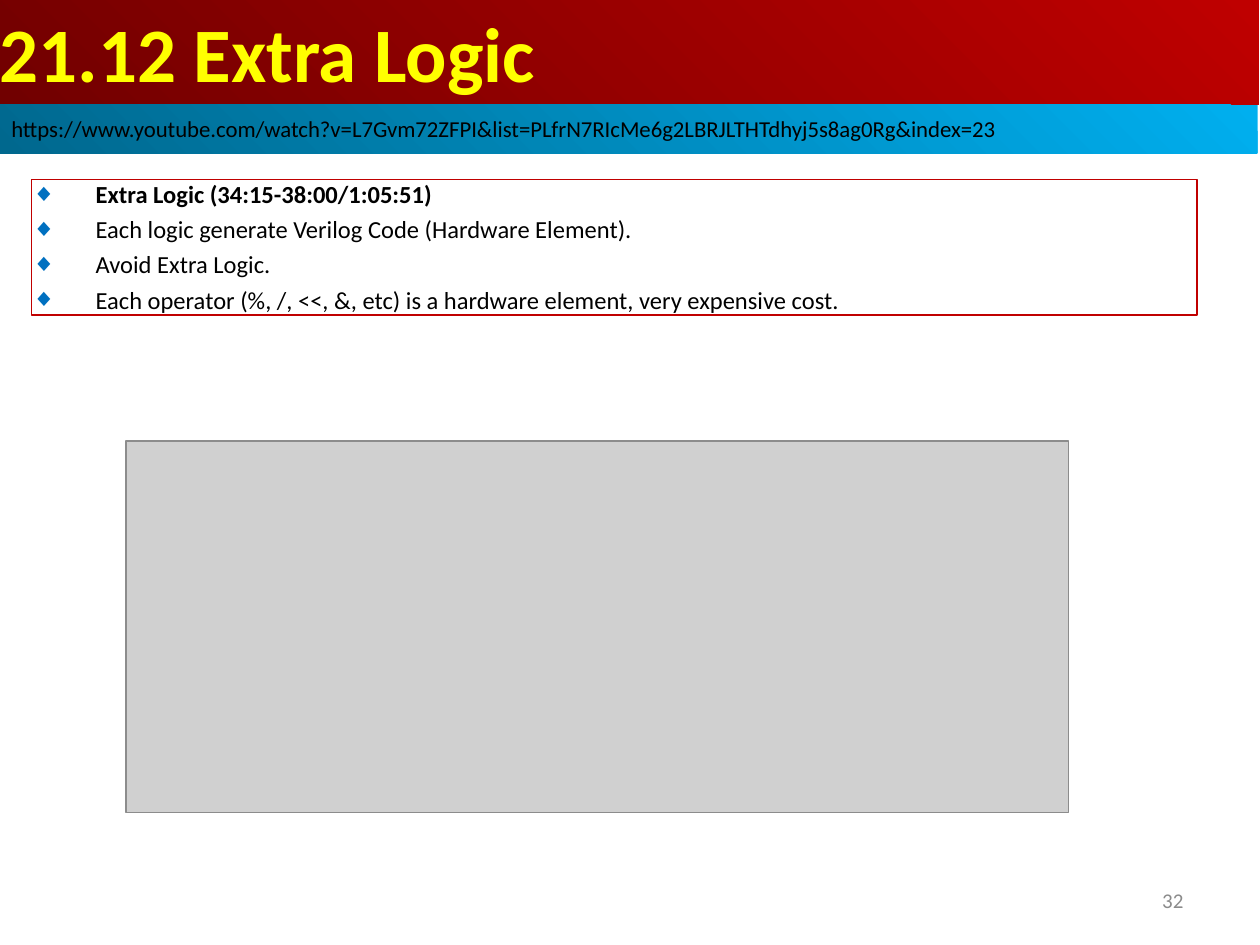
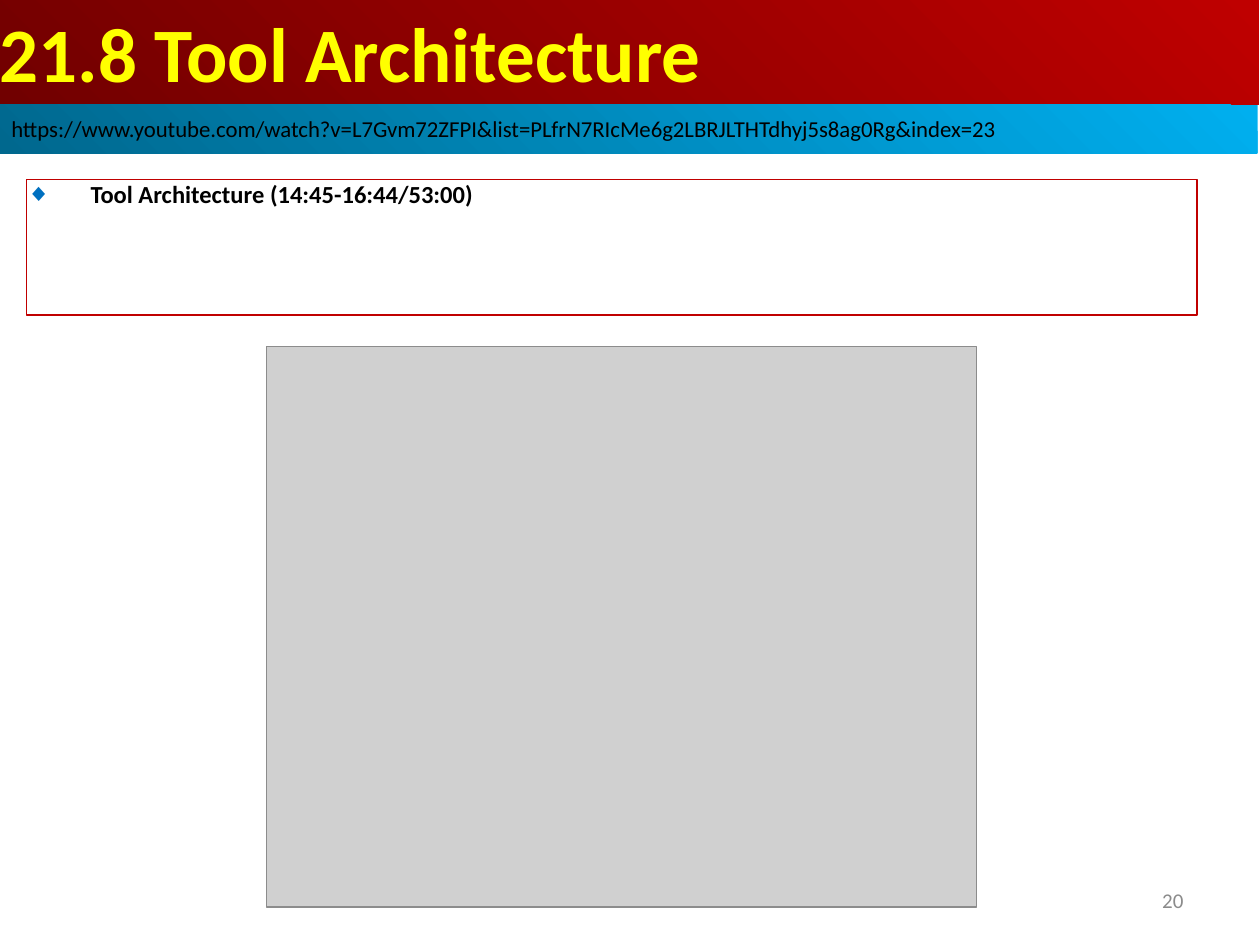
Before and after one commit to peterhchen/AIU_CS800_Chisel, a slide deck: slide 20 of 500_UCSC_HWD/021_FIRRTL/000_Video/021.FIRRTL.ppt (slide 32 before the commit). Drawn at 1260x945 pixels with LibreOffice and Linux fonts; fonts in the diff are those of the drawing; grey boxes stand for pictures. Boxes give left, top, right and bottom in pixels: in the first picture for what was removed or moved away, otherwise in the second. Text is boxed around its words. In the diff, an @@ line names an element or a change of style, - is before the commit and + after.

```diff
--- a/500_UCSC_HWD/021_FIRRTL/000_Video/021.FIRRTL.ppt
+++ b/500_UCSC_HWD/021_FIRRTL/000_Video/021.FIRRTL.ppt
@@ text in rectangle at box(0, 28, 700, 83): text changed @@
-21.12 Extra Logic
+21.8 Tool Architecture
@@ rectangle "Tool Architecture (14:45-16:44/53:00)": place and size @@
-rectangle "Tool Architecture (14:45-16:44/53:00)" at box(32, 179, 1197, 315)
+rectangle "Tool Architecture (14:45-16:44/53:00)" at box(26, 179, 1197, 315)
@@ text in rectangle at box(91, 185, 473, 207): text changed; bold on @@
-◆ Extra Logic (34:15-38:00/1:05:51)
-◆ Each logic generate Verilog Code (Hardware Element).
-◆ Avoid Extra Logic.
-◆ Each operator (%, /, <<, &, etc) is a hardware element, very expensive cost.
+◆ Tool Architecture (14:45-16:44/53:00)
@@ picture: place and size @@
-picture at box(126, 441, 1068, 813)
+picture at box(266, 346, 976, 907)
@@ page number at box(1162, 894, 1183, 908): text changed @@
-32
+20
```
Also in this commit, not shown: 6 other slides changed, 10 slides added, 40 slides removed.
